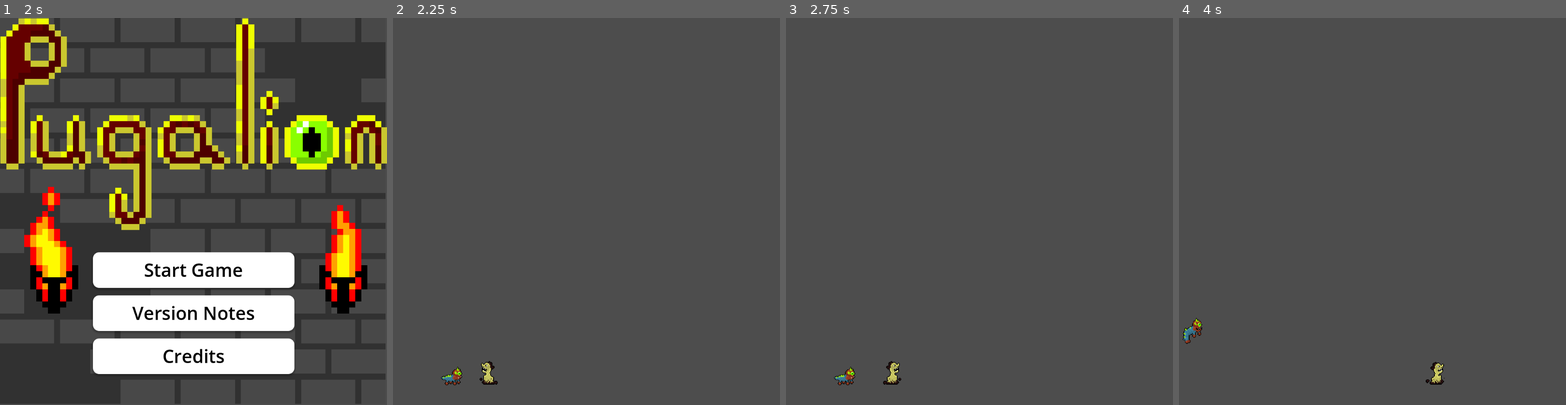
Above: before the commit, frames 1-4 (left to right).
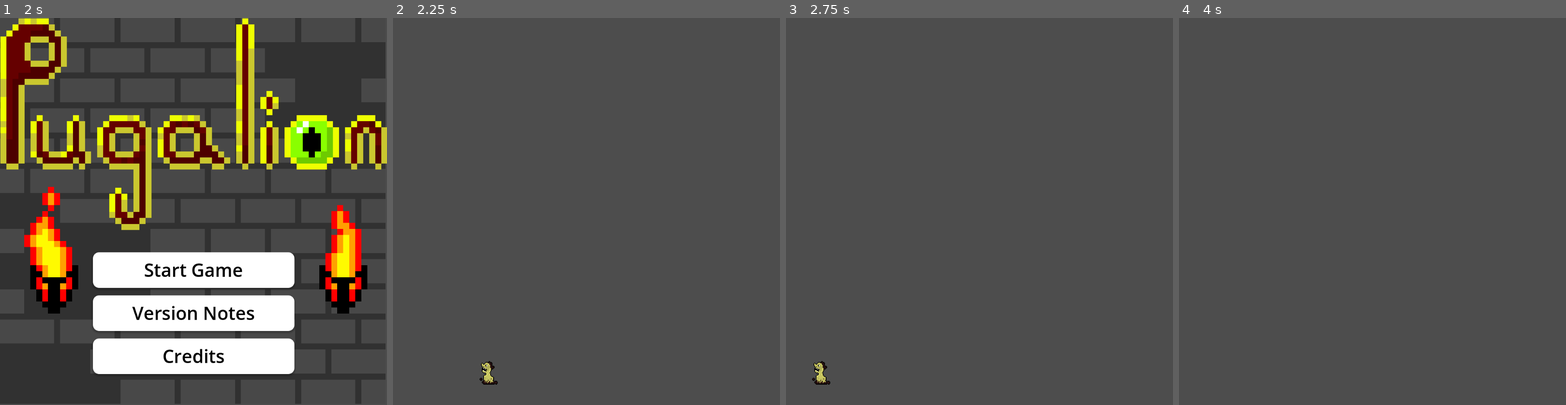
Above: after the commit, the same moments.

Repository: vhmnguyen/IMGD1001-Game-Project
Game: Godot game, scene res://scenes/splash_screen.tscn
Two runs of this game, one before a commit and one after it. Both use one fixed random seed, a clock stepped at 60 frames per second and the inputs below.
Inputs:
- Up to frame 1 (2 s): hold Right (move_right) from 0.53 s (still down); tap Space (jump) at 0.77, 1.52 s
- Up to frame 2 (2.25 s): release Right (move_right) at 2 s; click "Start Game" at 2 s
- Up to frame 3 (2.75 s): no input
- Up to frame 4 (4 s): hold Left (move_left) 2.78-3.53 s; hold Right (move_right) from 3.53 s (still down); tap Space (jump) at 3.77 s

Frame 1 is identical in both runs. In frame 2, 0.1% of the frame differs, in the area x 12-18%, y 90-95%; in frame 3, 0.5%, in the area x 6-30%, y 88-95%; in frame 4, 0.3%.

Commit message:
Implemented attack animation

Diff:
--- a/project.godot
+++ b/project.godot
@@ -45,6 +45,11 @@
 , Object(InputEventKey,"resource_local_to_scene":false,"resource_name":"","device":-1,"window_id":0,"alt_pressed":false …(183 unchanged characters)…
 ]
 }
+attack={
+"deadzone": 0.2,
+"events": [Object(InputEventKey,"resource_local_to_scene":false,"resource_name":"","device":-1,"window_id":0,"alt_pressed":false,"shift_pressed":false,"ctrl_pressed":false,"meta_pressed":false,"pressed":false,"keycode":0,"physical_keycode":88,"key_label":0,"unicode":120,"location":0,"echo":false,"script":null)
+]
+}
 
 [rendering]
 
--- a/scenes/ground_goblin.tscn
+++ b/scenes/ground_goblin.tscn
@@ -83,7 +83,7 @@
 }],
 "loop": true,
 "name": &"idle",
-"speed": 9.0
+"speed": 10.0
 }]
 
 [node name="GroundGoblin" type="Node2D"]
@@ -95,7 +95,6 @@
 sprite_frames = SubResource("SpriteFrames_dcwsh")
 animation = &"idle"
 autoplay = "idle"
-frame_progress = 0.019164221
 
 [node name="RayCastRight" type="RayCast2D" parent="."]
 position = Vector2(-15, 14)
--- a/scenes/pugalion.tscn
+++ b/scenes/pugalion.tscn
@@ -1,7 +1,28 @@
-[gd_scene load_steps=20 format=3 uid="uid://bkght75hkev57"]
+[gd_scene load_steps=26 format=3 uid="uid://bkght75hkev57"]
 
 [ext_resource type="Script" uid="uid://bp54mes1s3n8h" path="res://scripts/pugalion.gd" id="1_ftvop"]
-[ext_resource type="Texture2D" uid="uid://dhvttv5ciluq0" path="res://assets/sprites/pugalion.png" id="1_sjrqj"]
+[ext_resource type="Texture2D" uid="uid://cp35u0dwilyk1" path="res://assets/sprites/pugalion.png" id="1_sjrqj"]
+[ext_resource type="Texture2D" uid="uid://dvwcl6qhk6772" path="res://Pugalion.png" id="2_3ewqt"]
+
+[sub_resource type="AtlasTexture" id="AtlasTexture_afwnd"]
+atlas = ExtResource("2_3ewqt")
+region = Rect2(192, 192, 64, 64)
+
+[sub_resource type="AtlasTexture" id="AtlasTexture_mu2vo"]
+atlas = ExtResource("2_3ewqt")
+region = Rect2(256, 192, 64, 64)
+
+[sub_resource type="AtlasTexture" id="AtlasTexture_nuu4t"]
+atlas = ExtResource("2_3ewqt")
+region = Rect2(0, 256, 64, 64)
+
+[sub_resource type="AtlasTexture" id="AtlasTexture_ssrjh"]
+atlas = ExtResource("2_3ewqt")
+region = Rect2(64, 256, 64, 64)
+
+[sub_resource type="AtlasTexture" id="AtlasTexture_vfgyc"]
+atlas = ExtResource("2_3ewqt")
+region = Rect2(128, 256, 64, 64)
 
 [sub_resource type="AtlasTexture" id="AtlasTexture_ftvop"]
 atlas = ExtResource("1_sjrqj")
@@ -65,6 +86,26 @@
 
 [sub_resource type="SpriteFrames" id="SpriteFrames_b6dwm"]
 animations = [{
+"frames": [{
+"duration": 1.0,
+"texture": SubResource("AtlasTexture_afwnd")
+}, {
+"duration": 1.0,
+"texture": SubResource("AtlasTexture_mu2vo")
+}, {
+"duration": 1.0,
+"texture": SubResource("AtlasTexture_nuu4t")
+}, {
+"duration": 1.0,
+"texture": SubResource("AtlasTexture_ssrjh")
+}, {
+"duration": 1.0,
+"texture": SubResource("AtlasTexture_vfgyc")
+}],
+"loop": true,
+"name": &"attack",
+"speed": 10.0
+}, {
 "frames": [{
 "duration": 1.0,
 "texture": SubResource("AtlasTexture_ftvop")
@@ -136,7 +177,7 @@
 position = Vector2(-18, 4)
 scale = Vector2(0.4375, 0.4375)
 sprite_frames = SubResource("SpriteFrames_b6dwm")
-animation = &"idle"
+animation = &"attack"
 autoplay = "idle"
 
 [node name="CollisionShape2D" type="CollisionShape2D" parent="."]
--- a/scripts/pugalion.gd
+++ b/scripts/pugalion.gd
@@ -5,6 +5,7 @@
 const JUMP_VELOCITY = -225.0
 
 @onready var animated_sprite: AnimatedSprite2D = $AnimatedSprite2D
+var isAttacking = false
 
 func _physics_process(delta: float) -> void:
 	# Add the gravity.
Binary file changed: assets/sprites/Pugalion.png
Not shown: 1 places in scenes/ground_goblin.tscn that only renumber resources
